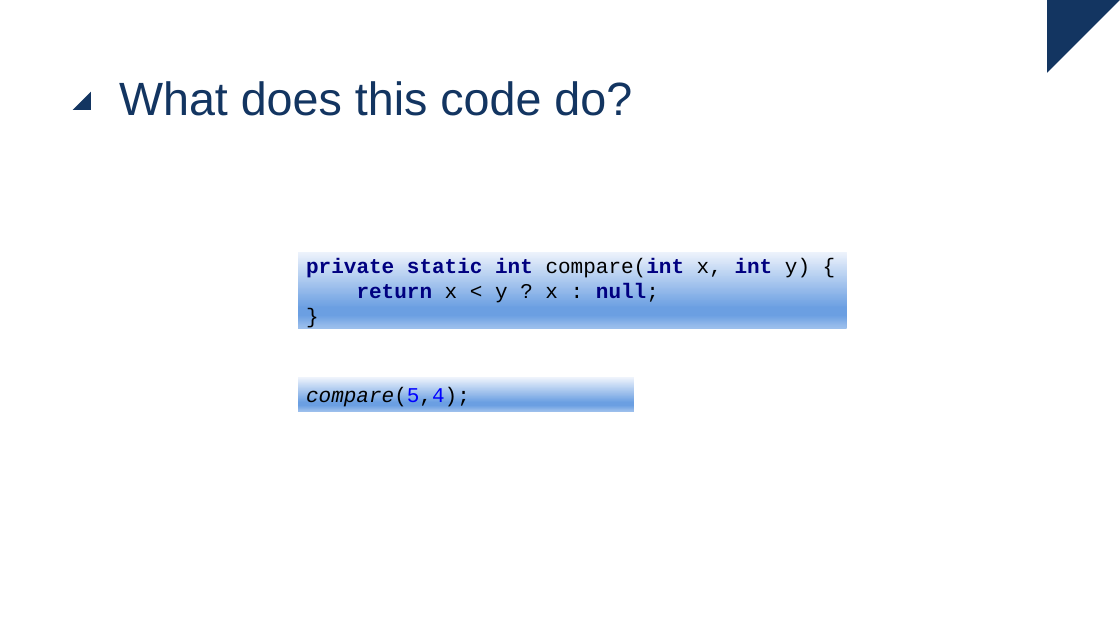
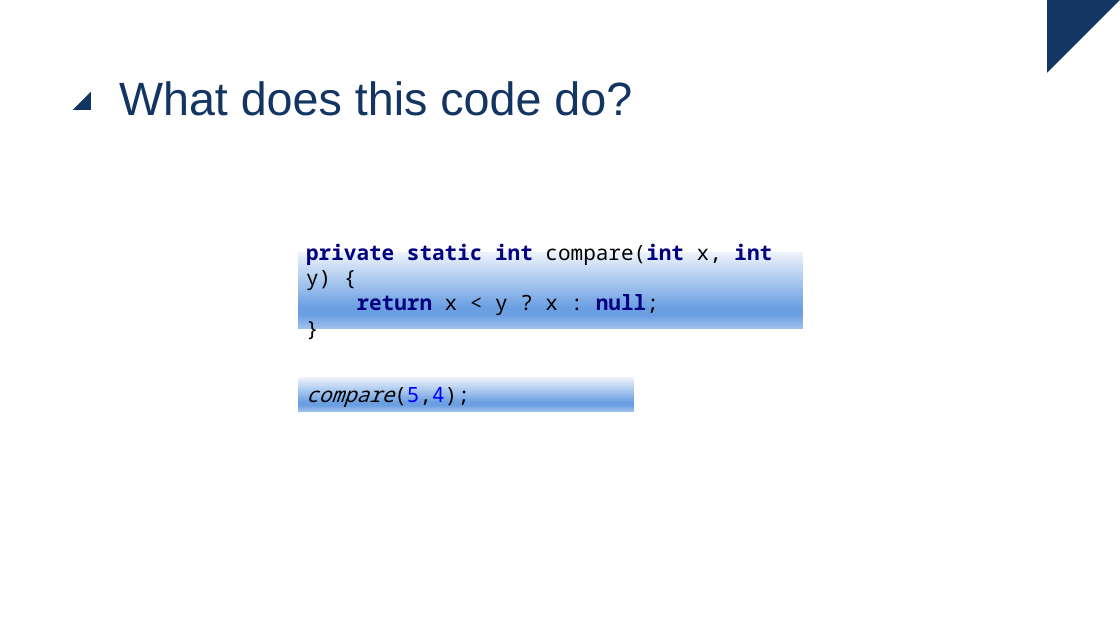
Before and after one commit to ingmars1709/checker, a slide deck: slide 11 of Checker Framework.pptx. Drawn at 1120x630 pixels with LibreOffice and Linux fonts; fonts in the diff are those of the drawing. Boxes give left, top, right and bottom in pixels: in the first picture for what was removed or moved away, otherwise in the second. Text is boxed around its words. In the diff, an @@ line names an element or a change of style, - is before the commit and + after.

```diff
--- a/Checker Framework.pptx
+++ b/Checker Framework.pptx
@@ text "private static int compare(int x, ..." at [297, 248, 803, 333]: font Courier New to Noto Sans Mono @@
@@ text "private static int compare(int x, ...": place and size @@
-text "private static int compare(int x, ..." at [297, 248, 846, 333]
+text "private static int compare(int x, ..." at [297, 248, 803, 333]
@@ rectangle "compare(5,4);" at [297, 377, 634, 411]: font Courier New to Noto Sans Mono @@
```
Also in this commit, not shown: 14 other slides changed, 1 slide removed.
